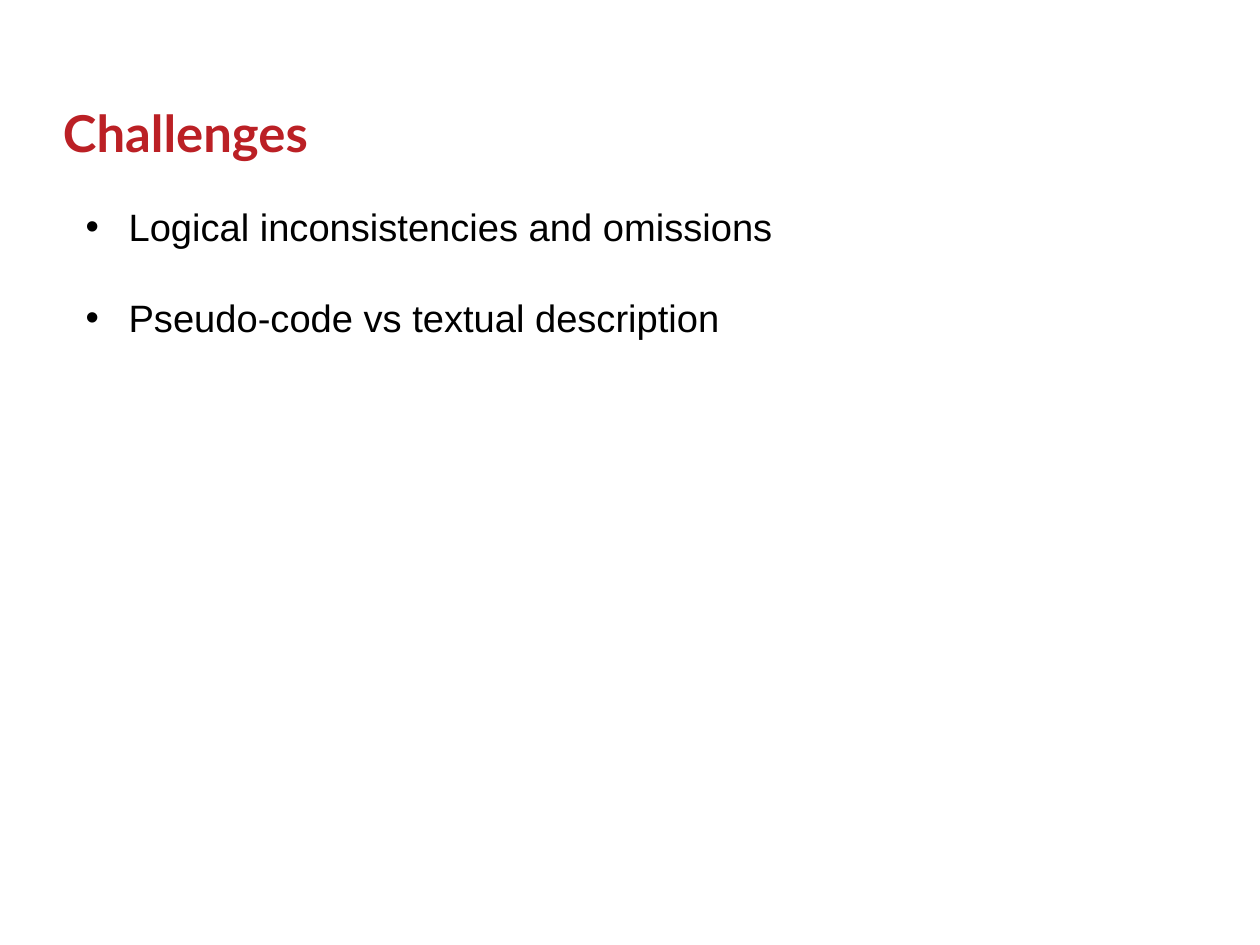
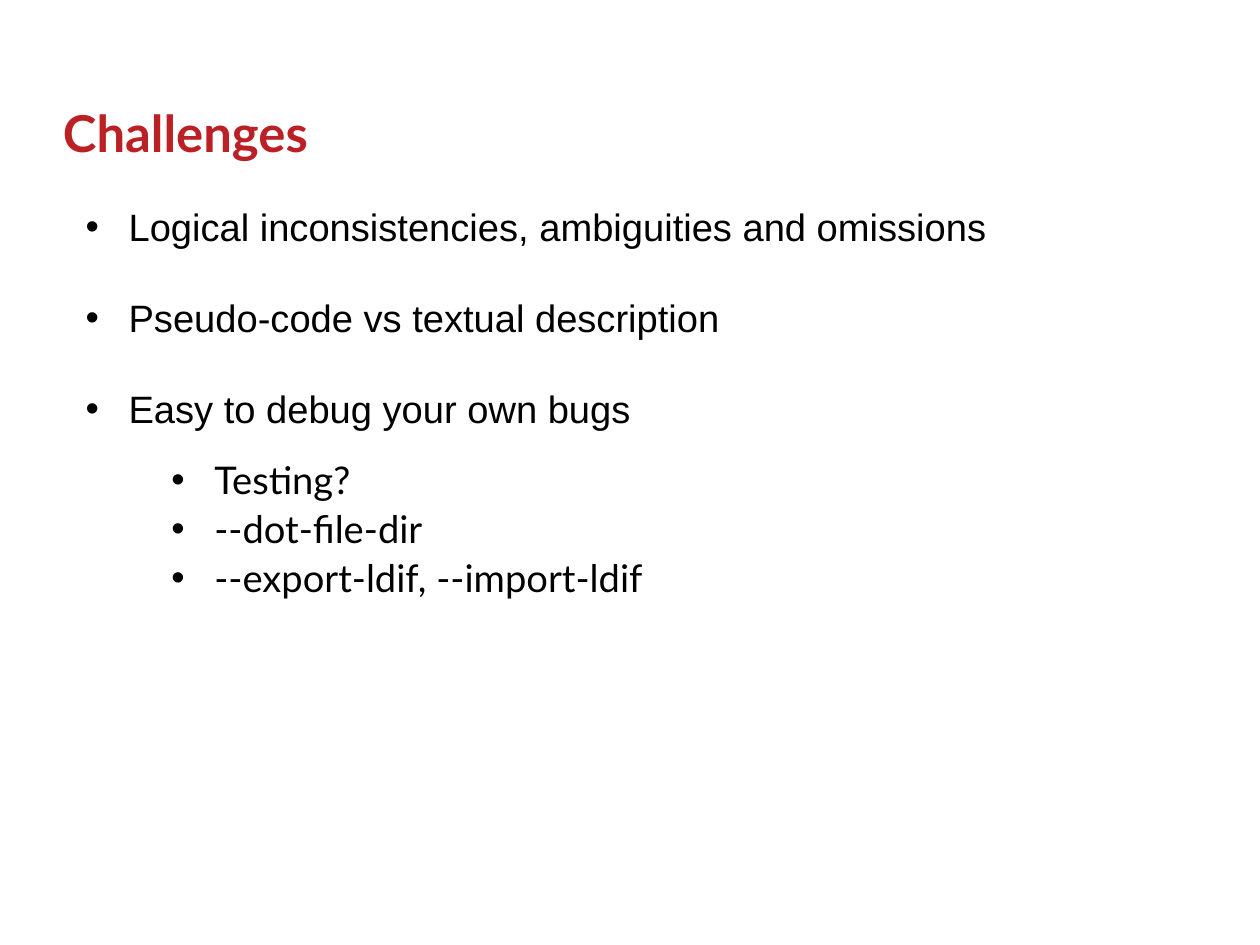
Before and after one commit to GSam/Slides, a slide deck: slide 27 of Samba KCC.pptx (slide 26 before the commit). Drawn at 1260x945 pixels with LibreOffice and Linux fonts; fonts in the diff are those of the drawing; background and template pictures are left out. Boxes give left, top, right and bottom in pixels: in the first picture for what was removed or moved away, otherwise in the second. Text is boxed around its words. In the diff, an @@ line names an element or a change of style, - is before the commit and + after.

```diff
--- a/Samba KCC.pptx
+++ b/Samba KCC.pptx
@@ text at (129,213,986,249): text changed @@
-• Logical inconsistencies and omissions
+• Logical inconsistencies, ambiguities and omissions
@@ text at (129,395,642,599): paragraphs added @@
+• Easy to debug your own bugs
+  • Testing?
+  • --dot-file-dir
+  • --export-ldif, --import-ldif
```
Also in this commit, not shown: 3 other slides changed, 4 slides added, 2 slides removed, 1 other file.
